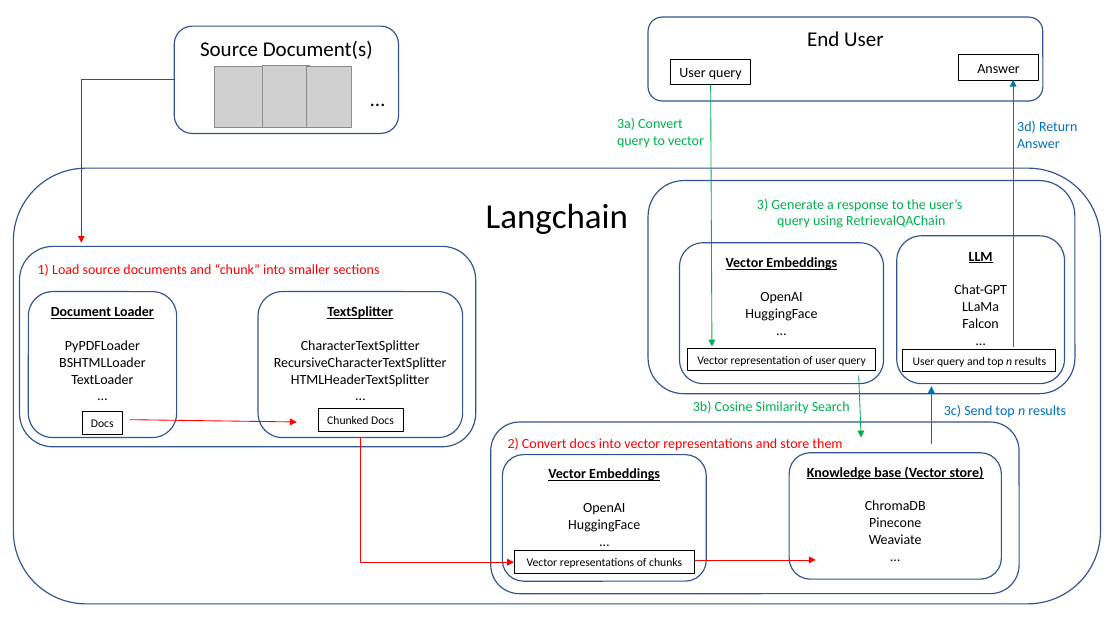
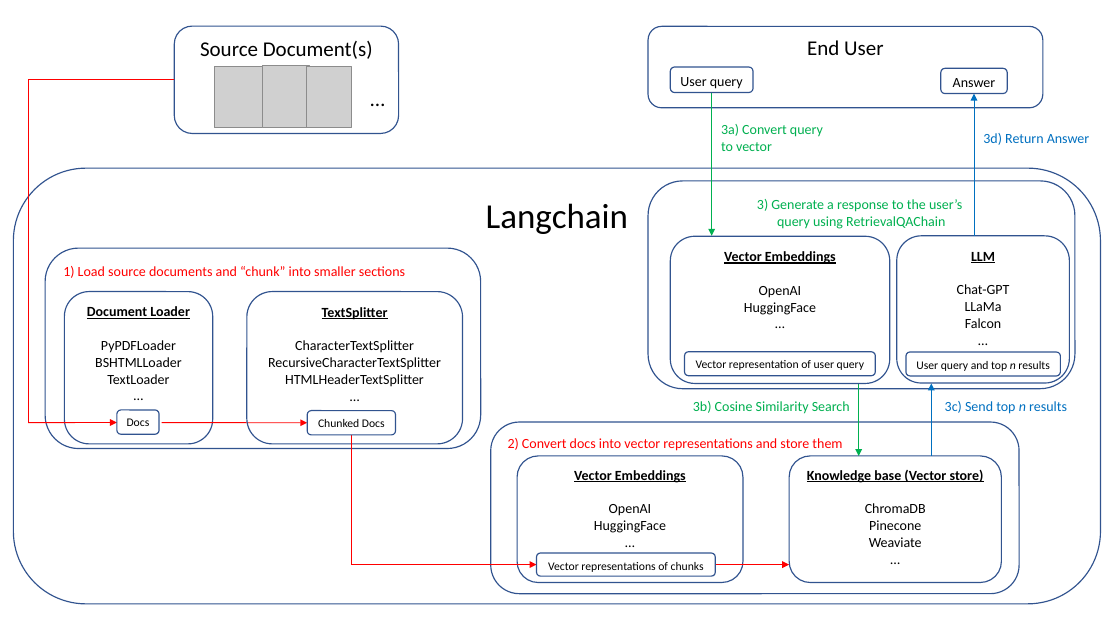
Before and after one commit to pmcristea/cisco_qa_tool, a slide deck: slide 2 of slides/flowchart_shared.pptx. Drawn at 1120x630 pixels with LibreOffice and Linux fonts; fonts in the diff are those of the drawing; grey boxes stand for pictures. Boxes give left, top, right and bottom in pixels: in the first picture for what was removed or moved away, otherwise in the second. Text is boxed around its words. In the diff, an @@ line names an element or a change of style, - is before the commit and + after.

```diff
--- a/slides/flowchart_shared.pptx
+++ b/slides/flowchart_shared.pptx
@@ rounded rectangle "End User": place and size @@
-rounded rectangle "End User" at [649,17,1044,101]
+rounded rectangle "End User" at [649,26,1044,108]
@@ elbow arrow moved from (174, 80) - (82, 243) to (174, 80) - (29, 422) @@
@@ elbow arrow (174, 80) - (29, 422): elbow arrow to elbow line @@
@@ rounded rectangle "User query": place and size @@
-rounded rectangle "User query" at [670,59,750,84]
+rounded rectangle "User query" at [670,67,754,92]
@@ rectangle to rounded rectangle; outline #000000 0.75 pt to #31538F 1 pt in 7 elements at [685,352,875,376], [907,352,1061,376], [670,67,754,92], [308,411,396,435], [537,553,716,576], [117,410,159,434], [941,68,1007,93] @@
@@ rounded rectangle "Answer": place and size @@
-rounded rectangle "Answer" at [959,55,1038,80]
+rounded rectangle "Answer" at [941,68,1007,93]
@@ text "3a) Convert query to vector" rewrapped from [617,118,704,148] to [721,124,823,151] @@
@@ arrow moved from (711, 85) - (712, 347) to (712, 92) - (712, 236) @@
@@ arrow moved from (1013, 347) - (1013, 80) to (975, 236) - (975, 93) @@
@@ text "3d) Return Answer" rewrapped from [1017,121,1077,148] to [983,133,1090,145] @@
@@ rounded rectangle "3) Generate a response to ...": place and size @@
-rounded rectangle "3) Generate a response to ..." at [649,181,1075,394]
+rounded rectangle "3) Generate a response to ..." at [649,181,1075,388]
@@ rounded rectangle "Vector Embeddings": place and size @@
-rounded rectangle "Vector Embeddings" at [680,243,884,384]
+rounded rectangle "Vector Embeddings" at [670,236,890,383]
@@ rounded rectangle "LLM": place and size @@
-rounded rectangle "LLM" at [897,236,1065,384]
+rounded rectangle "LLM" at [897,236,1070,383]
@@ rounded rectangle "1) Load source documents and ...": place and size @@
-rounded rectangle "1) Load source documents and ..." at [19,246,476,447]
+rounded rectangle "1) Load source documents and ..." at [45,248,481,449]
@@ rounded rectangle "Document Loader": place and size @@
-rounded rectangle "Document Loader" at [29,292,177,438]
+rounded rectangle "Document Loader" at [65,292,213,444]
@@ rounded rectangle "TextSplitter": place and size @@
-rounded rectangle "TextSplitter" at [258,292,463,438]
+rounded rectangle "TextSplitter" at [247,292,463,444]
@@ rounded rectangle "Vector representation of user query": place and size @@
-rounded rectangle "Vector representation of user query" at [687,349,876,371]
+rounded rectangle "Vector representation of user query" at [685,352,875,376]
@@ rounded rectangle "User query and top n ...": place and size @@
-rounded rectangle "User query and top n ..." at [903,350,1056,372]
+rounded rectangle "User query and top n ..." at [907,352,1061,376]
@@ arrow moved from (859, 376) - (861, 438) to (859, 384) - (859, 456) @@
@@ arrow moved from (932, 444) - (932, 386) to (932, 456) - (932, 384) @@
@@ rounded rectangle "Docs": place and size @@
-rounded rectangle "Docs" at [82,412,123,434]
+rounded rectangle "Docs" at [117,410,159,434]
@@ rounded rectangle "Chunked Docs": place and size @@
-rounded rectangle "Chunked Docs" at [318,409,403,432]
+rounded rectangle "Chunked Docs" at [308,411,396,435]
@@ text "3c) Send top n results": place and size @@
-text "3c) Send top n results" at [944,405,1066,418]
+text "3c) Send top n results" at [945,401,1067,414]
@@ arrow added from (29, 423) to (117, 423), #FF0000 0.75 pt @@
@@ arrow moved from (130, 420) - (297, 422) to (161, 423) - (308, 423) @@
@@ elbow arrow moved from (360, 438) - (514, 562) to (351, 435) - (537, 565) @@
@@ rounded rectangle "Vector Embeddings": place and size @@
-rounded rectangle "Vector Embeddings" at [502,455,707,581]
+rounded rectangle "Vector Embeddings" at [518,456,744,583]
@@ rounded rectangle "Vector representations of chunks": place and size @@
-rounded rectangle "Vector representations of chunks" at [514,551,695,574]
+rounded rectangle "Vector representations of chunks" at [537,553,716,576]
@@ arrow moved from (694, 560) - (816, 560) to (716, 565) - (790, 565) @@
```
Also in this commit, not shown: 2 other slides changed, 17 other files.
